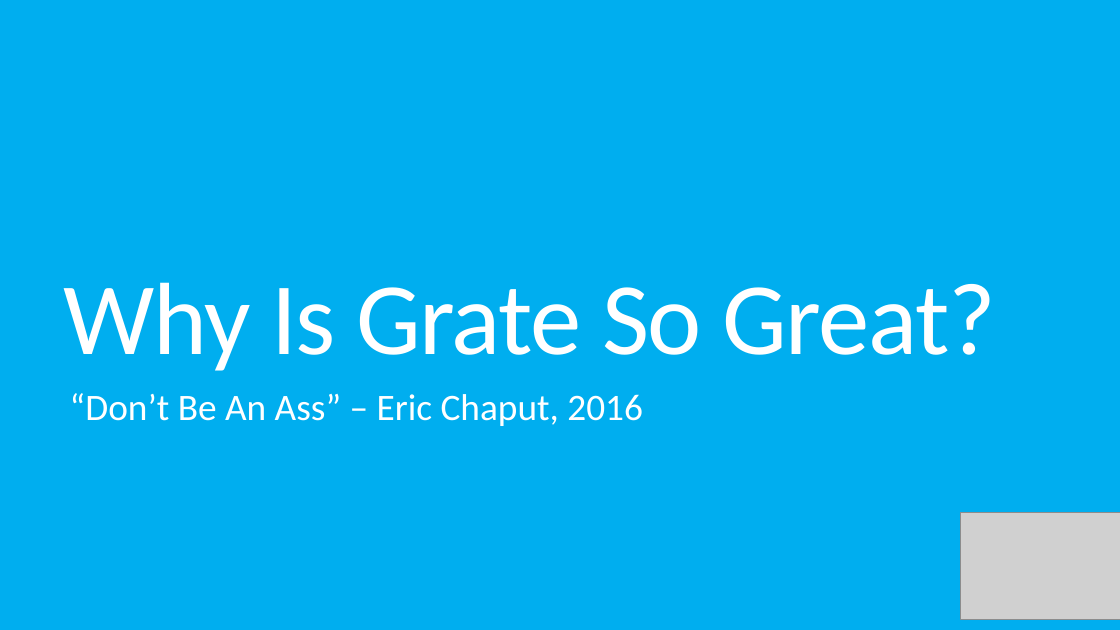
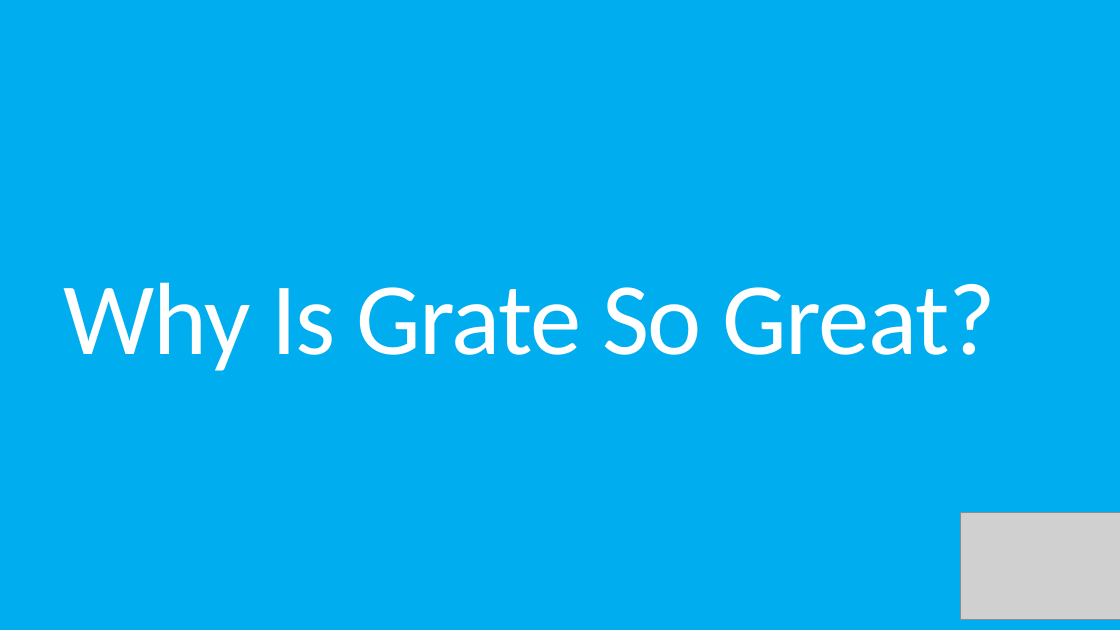
Before and after one commit to KelvinKKLin/GrateBox, a slide deck: slide 7 of Presentation.pptx. Drawn at 1120x630 pixels with LibreOffice and Linux fonts; fonts in the diff are those of the drawing; grey boxes stand for pictures. Boxes give left, top, right and bottom in pixels: in the first picture for what was removed or moved away, otherwise in the second. Text is boxed around its words. In the diff, an @@ line names an element or a change of style, - is before the commit and + after.

```diff
--- a/Presentation.pptx
+++ b/Presentation.pptx
@@ text removed at (70,393,643,426) @@
-“Don’t Be An Ass” – Eric Chaput, 2016
```
Also in this commit, not shown: 6 other slides changed.
